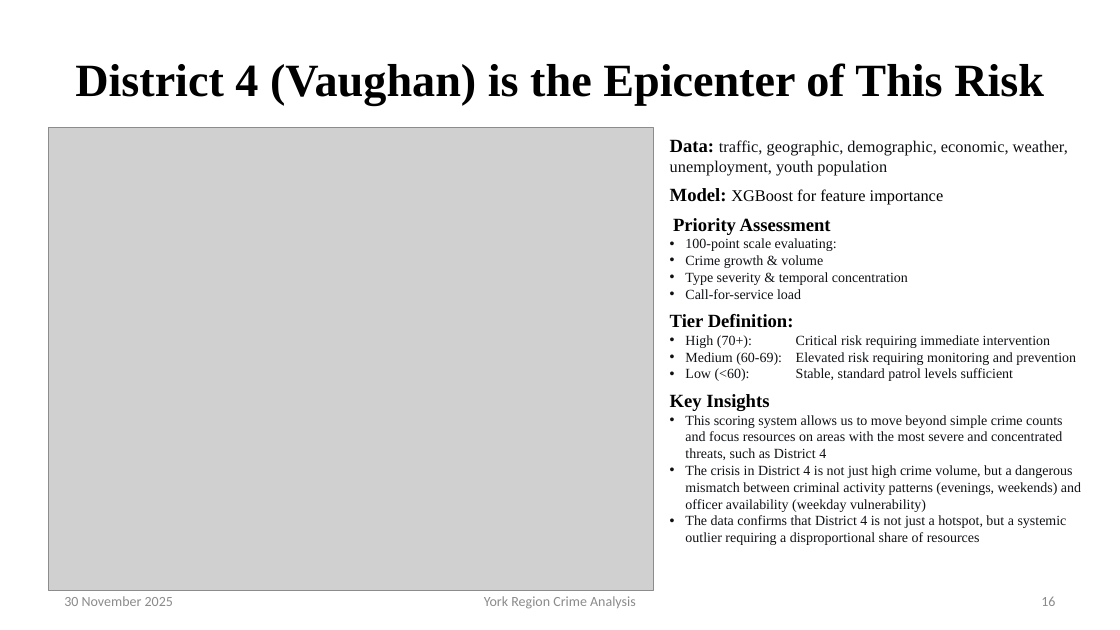
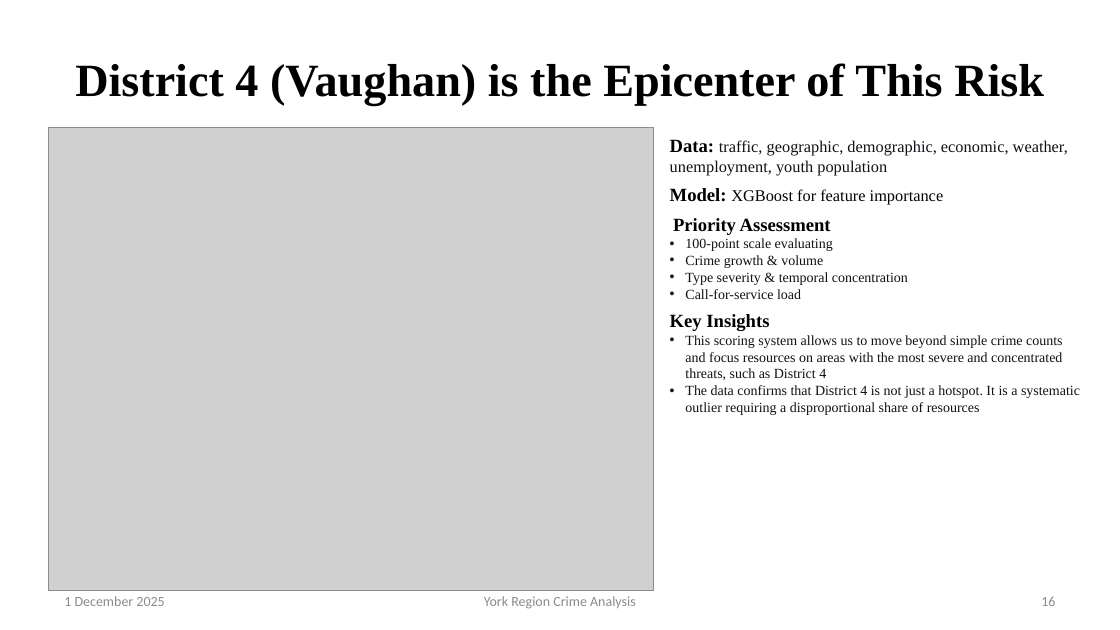
Before and after one commit to fuxima/YRP, a slide deck: slide 16 of YorkRegionCrimeAnalysis_presentation.pptx. Drawn at 1120x630 pixels with LibreOffice and Linux fonts; fonts in the diff are those of the drawing; grey boxes stand for pictures; background and template pictures are left out. Boxes give left, top, right and bottom in pixels: in the first picture for what was removed or moved away, otherwise in the second. Text is boxed around its words. In the diff, an @@ line names an element or a change of style, - is before the commit and + after.

```diff
--- a/YorkRegionCrimeAnalysis_presentation.pptx
+++ b/YorkRegionCrimeAnalysis_presentation.pptx
@@ text at box(685, 238, 833, 251): text changed @@
-• 100-point scale evaluating:
+• 100-point scale evaluating
@@ text at box(670, 314, 1076, 381): paragraphs removed @@
-Tier Definition:
-• High (70+): Critical risk requiring immediate intervention
-• Medium (60-69): Elevated risk requiring monitoring and prevention
-• Low (<60): Stable, standard patrol levels sufficient
@@ text at box(685, 385, 1080, 415): text changed @@
-• The crisis in District 4 is not just high crime volume, but a dangerous mismatch between criminal activity patterns (evenings, weekends) and officer availability (weekday vulnerability)
-• The data confirms that District 4 is not just a hotspot, but a systemic outlier requiring a disproportional share of resources
+• The data confirms that District 4 is not just a hotspot. It is a systematic outlier requiring a disproportional share of resources
@@ text at box(64, 596, 164, 606): text changed @@
-30 November 2025
+1 December 2025
```
Also in this commit, not shown: 27 other slides changed.
